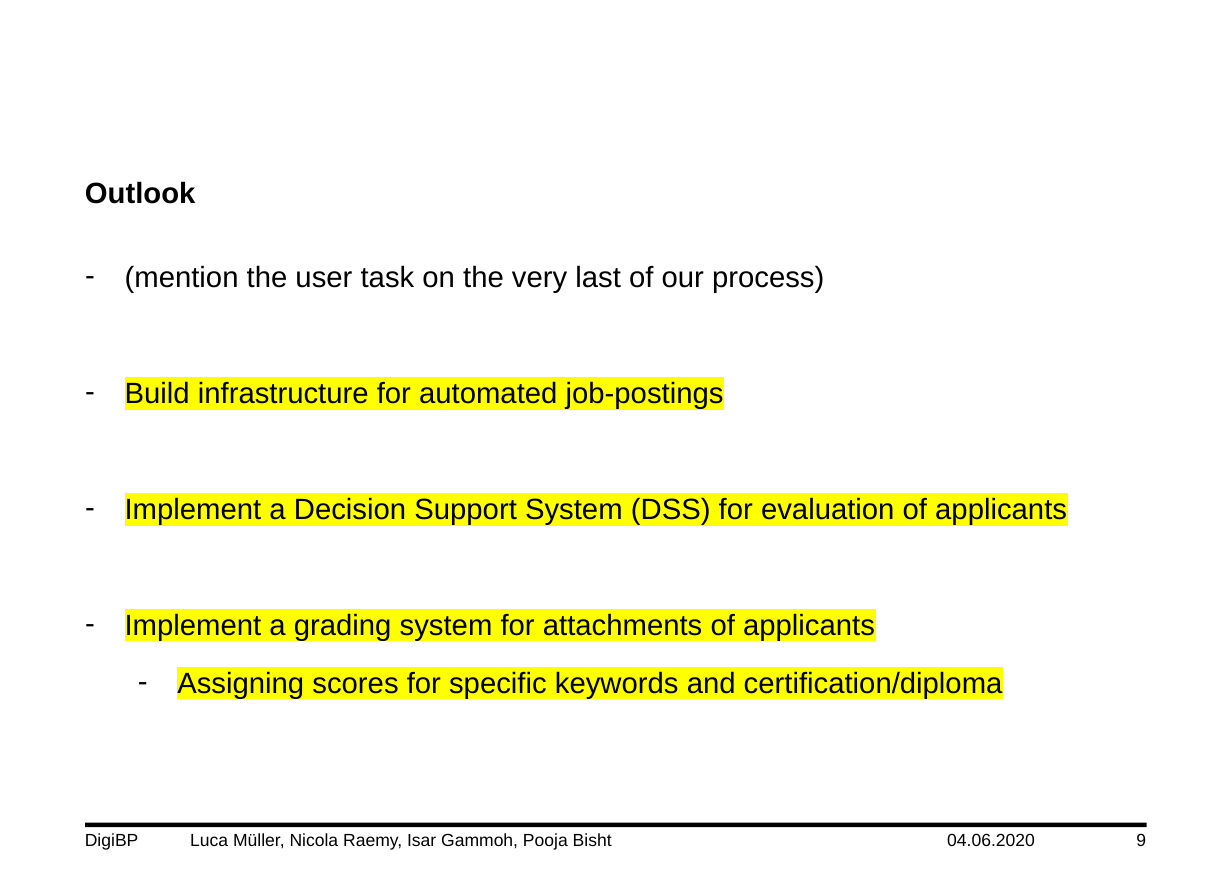
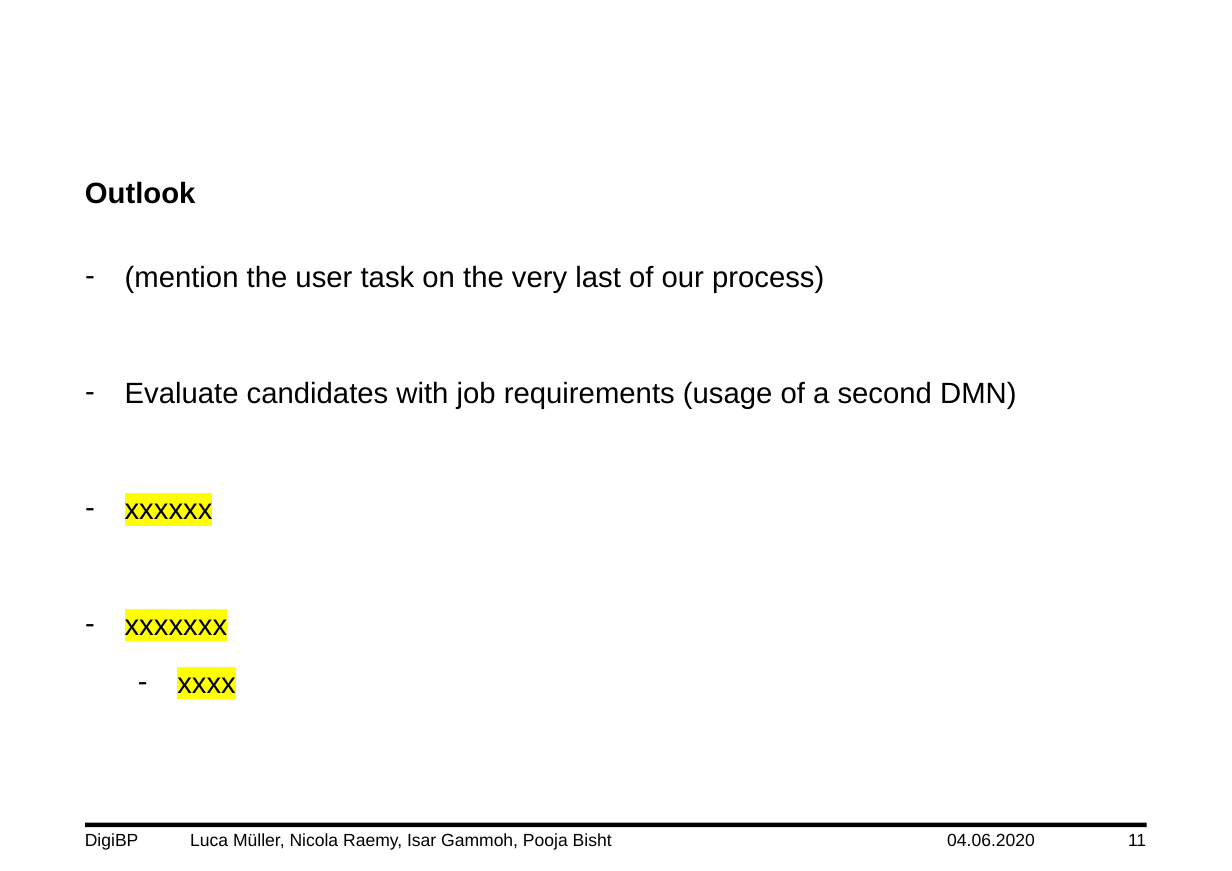
Before and after one commit to DigiBP/DigiBP_DanishBlue, a slide deck: slide 11 of Presentation/DigiBP_DanishBlue_Presentation_V0.3.pptx (slide 9 before the commit). Drawn at 1232x871 pixels with LibreOffice and Linux fonts; fonts in the diff are those of the drawing; background and template pictures are left out. Boxes give left, top, right and bottom in pixels: in the first picture for what was removed or moved away, otherwise in the second. Text is boxed around its words. In the diff, an @@ line names an element or a change of style, - is before the commit and + after.

```diff
--- a/Presentation/DigiBP_DanishBlue_Presentation_V0.3.pptx
+++ b/Presentation/DigiBP_DanishBlue_Presentation_V0.3.pptx
@@ text at (125,381,1016,693): text changed @@
-– Build infrastructure for automated job-postings
-– Implement a Decision Support System (DSS) for evaluation of applicants
-– Implement a grading system for attachments of applicants
-  – Assigning scores for specific keywords and certification/diploma
+– Evaluate candidates with job requirements (usage of a second DMN)
+– xxxxxx
+– xxxxxxx
+  – xxxx
@@ page number at (1128,834,1146,846): text changed @@
-9
+11
```
Also in this commit, not shown: 6 other slides changed, 2 slides added.
